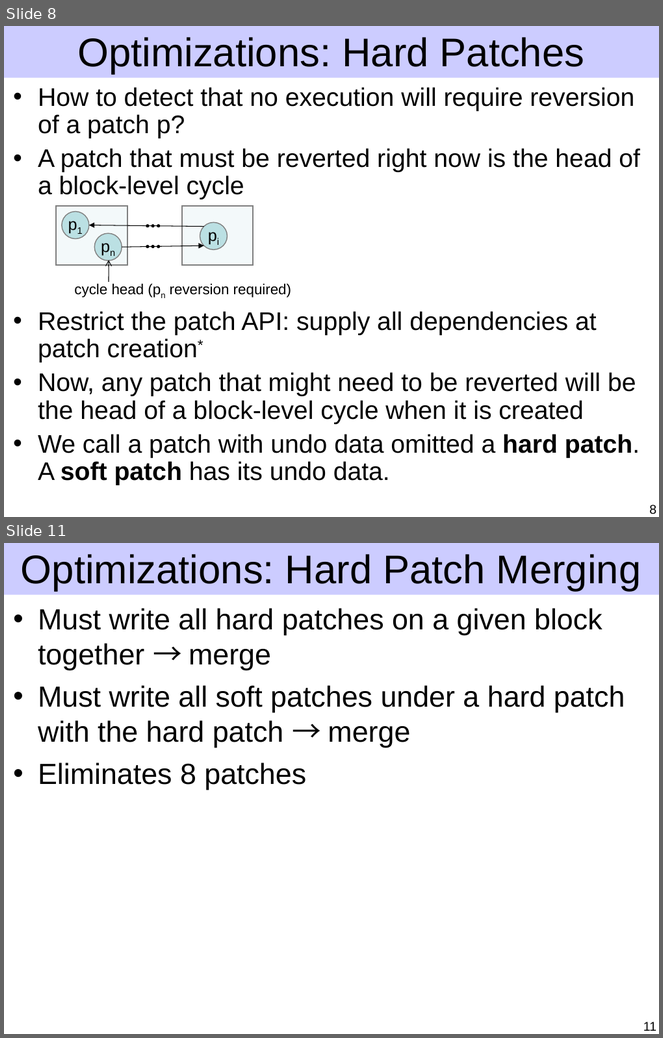
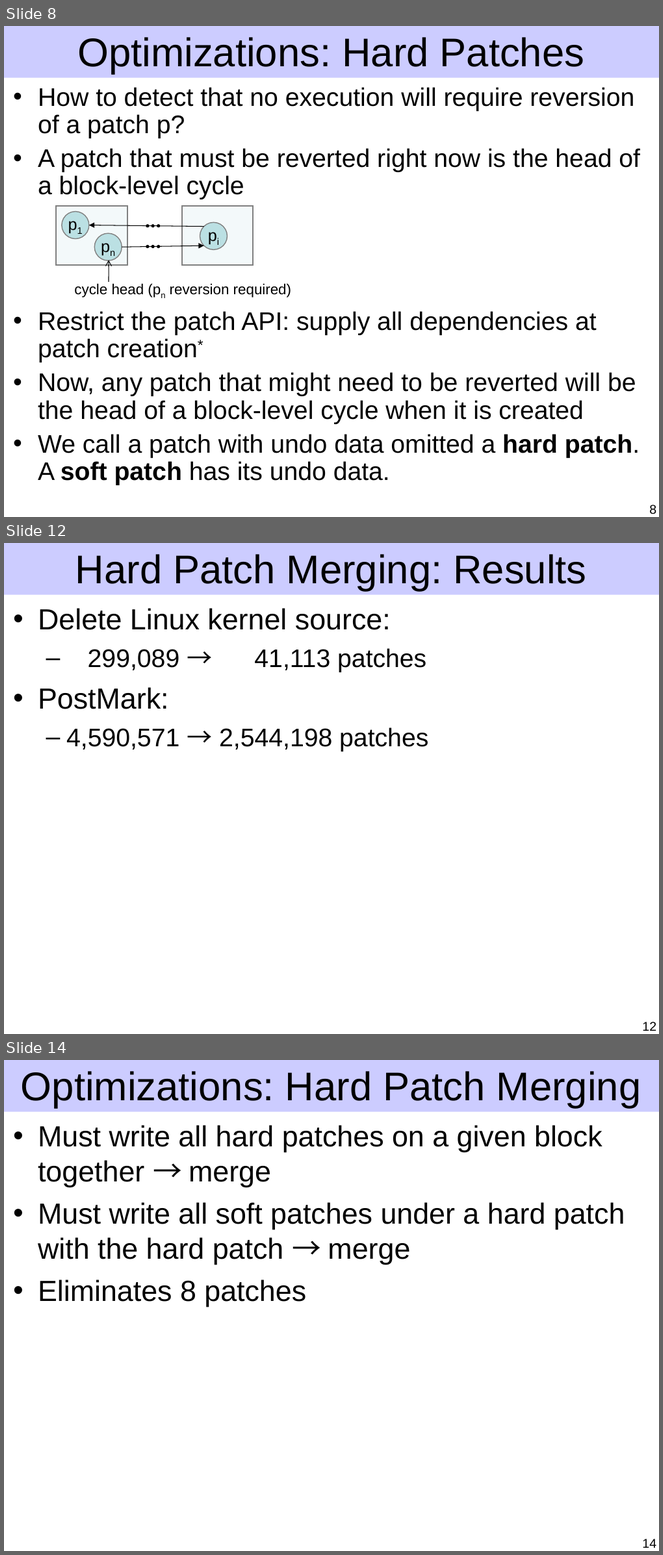
Before and after one commit to ucla-readable/fstitch-doc, a slide deck: sosp/pres.ppt. Shown one above the other, each under a label of ours: slides 8 and 11 before the commit, slides 8, 12 and 14 after it; the slides between them are not shown. The pictures are 663x1038 and 663x1555 pixels, drawn with LibreOffice and Linux fonts; fonts in the diff are those of the drawing. Boxes give left, top, right and bottom in pixels: in the first picture for what was removed or moved away, otherwise in the second. Text is boxed around its words. In the diff, an @@ line names an element or a change of style, - is before the commit and + after.

Commit message:
Hard patch merging beginnings.

```diff
--- a/sosp/pres.ppt
+++ b/sosp/pres.ppt
@@ slide 12 added at <box>4,543,659,1034</box>, background #FFFFFF; not listed: 1 template element that a slide beside it also shows @@
@@ title added at <box>76,554,586,591</box>, 44 pt, text #000000 @@
+Hard Patch Merging: Results
@@ text added at <box>38,608,428,752</box>, 28 pt, text #000000 @@
+• Delete Linux kernel source:
+  – 299,089 → 41,113 patches
+• PostMark:
+  – 4,590,571 → 2,544,198 patches
@@ page number added at <box>642,1022,657,1031</box>, 14 pt, text #000000 @@
+12
@@ what was slide 11 is now slide 14 @@
@@ page number at <box>642,1539,657,1548</box>: text changed @@
-11
+14
```
Also in this commit, not shown: 1 slide changed, 2 other slides added.
